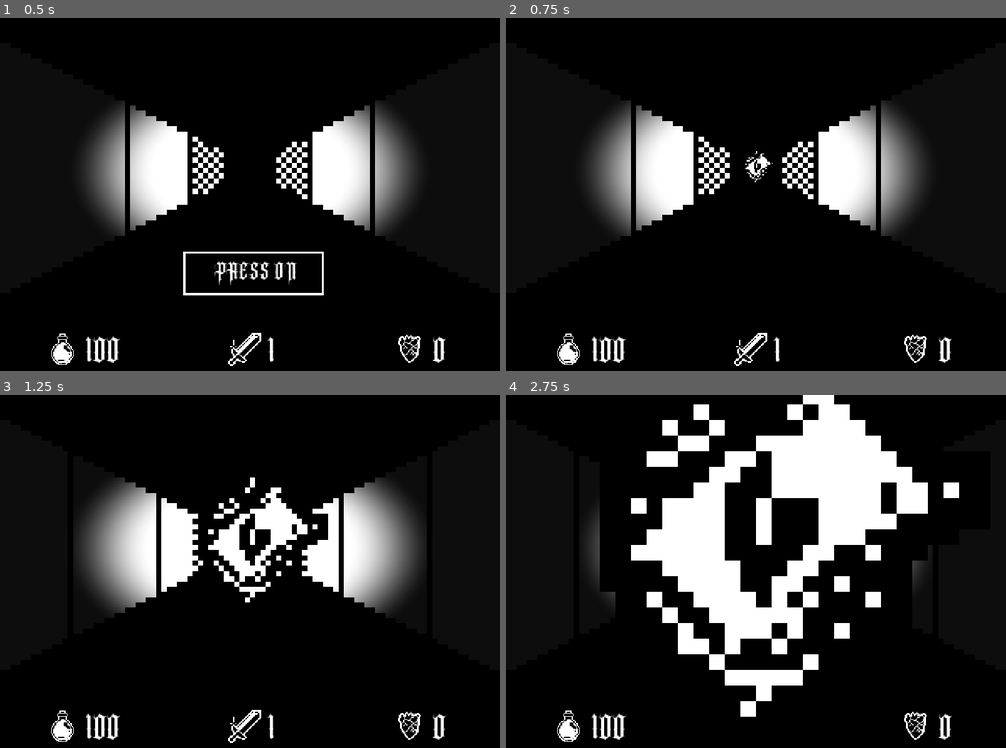
Above: before the commit, frames 1-4 (two rows, left to right).
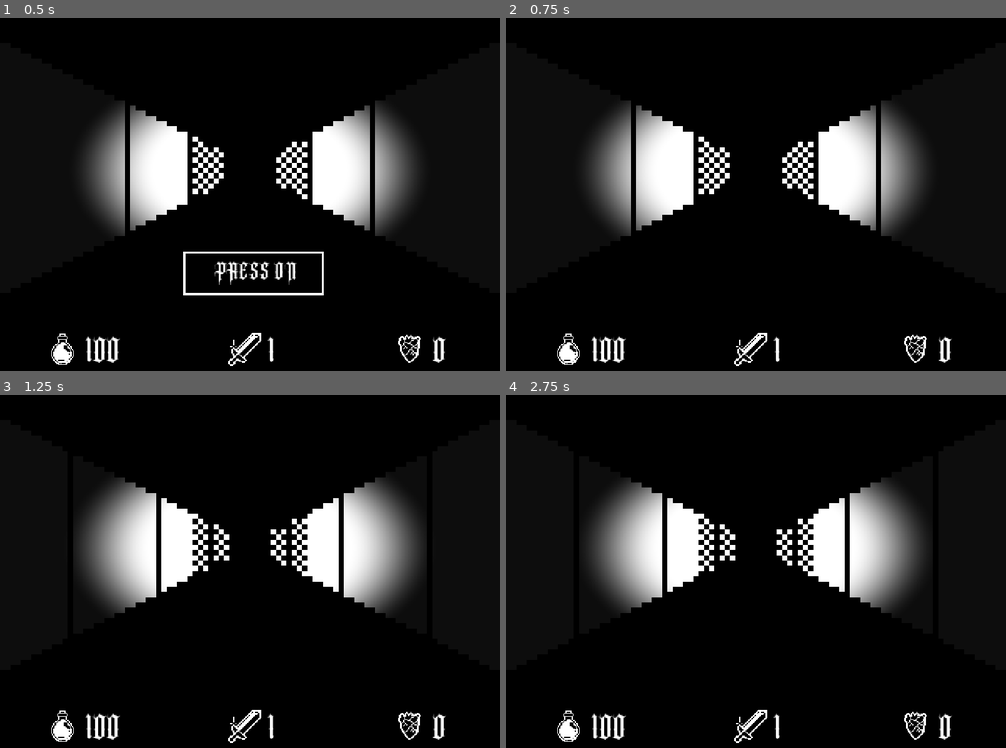
Above: after the commit, the same moments.

Repository: tjpalmer/darkvision
Game: Godot game, scene res://game.tscn
The game is run twice, just before and just after one commit, with the same random seed, the same clock (stepped at 60 frames per second) and the same inputs.
Inputs:
- Up to frame 1 (0.5 s): no input
- Up to frame 2 (0.75 s): click "PRESS ON" at 0.5 s
- Up to frame 3 (1.25 s): no input
- Up to frame 4 (2.75 s): hold W (move_forward) 1.28-2.03 s

Frame 1 is identical in both runs. In frame 2, 0.1% of the frame differs, in the area x 47-54%, y 37-47%; in frame 3, 2.8%; in frame 4, 24%, in the area x 18-91%, y 0-99%.

Commit message:
reset some test values

Diff:
--- a/game.gd
+++ b/game.gd
@@ -7,8 +7,8 @@
 const enemy_scale_frame := enemy_scale_max / pov_frame_count_scale
 const enemy_pos_frame := 1.0 / pov_frame_count_scale
 
-var treasure_spawn_chance: float = 1.0
-var enemy_spawn_chance: float = 1.0
+var treasure_spawn_chance: float = 0.5
+var enemy_spawn_chance: float = 0.4
 var should_spawn_chest_on_stop: float = false
 
 @onready var battle_manager: Node2D = $BattleManager
